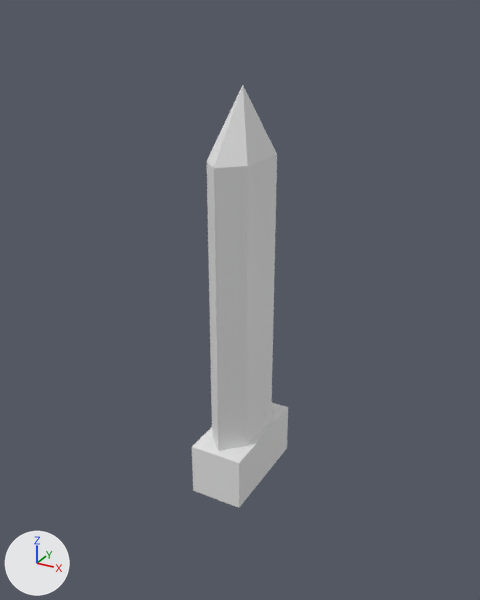
Two versions of the Blender file Great_sword.blend, one commit apart.
Both versions are drawn from a camera (50 mm lens) standing at (6.17, -11.32, 8.85) and looking at (-0.22, 0.3, 3.04). Every picture has the same lights, and +X, +Y and +Z are marked at lower left. The picture after the commit comes second.
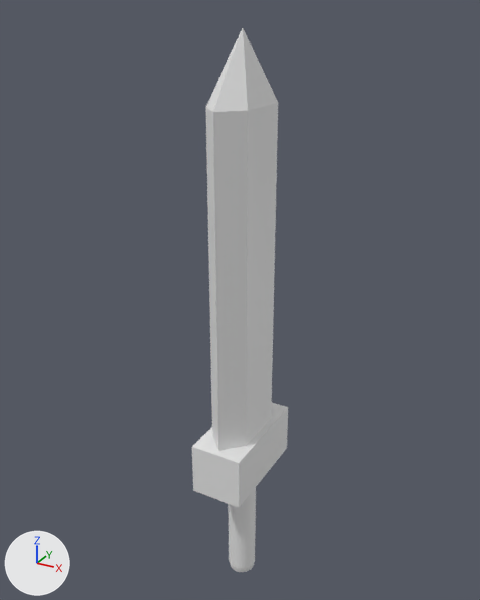
Patch to the scene script:
```diff
--- a/Great_sword.blend.py
+++ b/Great_sword.blend.py
@@ me_cylinder @@
+me_cylinder.from_pydata(...)  # a 32-sided cylinder along z spanning x -1.0..1.0, y -1.0..1.0, z -1.0..1.0
@@ ob_cube @@
 ob_cube = bpy.data.objects.new('Cube', me_cube)
-ob_cube.location = (0.0, 0.0, -0.06)
+ob_cube.location = (0.0, 0.0, 0.92)
@@ ob_cylinder @@
+ob_cylinder = bpy.data.objects.new('Cylinder', me_cylinder)
+ob_cylinder.location = (0.0, 0.0, -2.53)
+ob_cylinder.scale = (0.336, 0.336, 1.6)
+_m = ob_cylinder.modifiers.new('Bevel', 'BEVEL')
+_m.width = 1.41
+_m.width_pct = 1.41
+_m.angle_limit = 0.0908
```

Pixel boxes [x1, y1, x2, y2] of what changed, in the pictures (480 x 600 px):
'Cube', moved: before [207, 85, 277, 451]; after [206, 28, 278, 451]
'Cylinder', added: after [228, 488, 256, 572]
